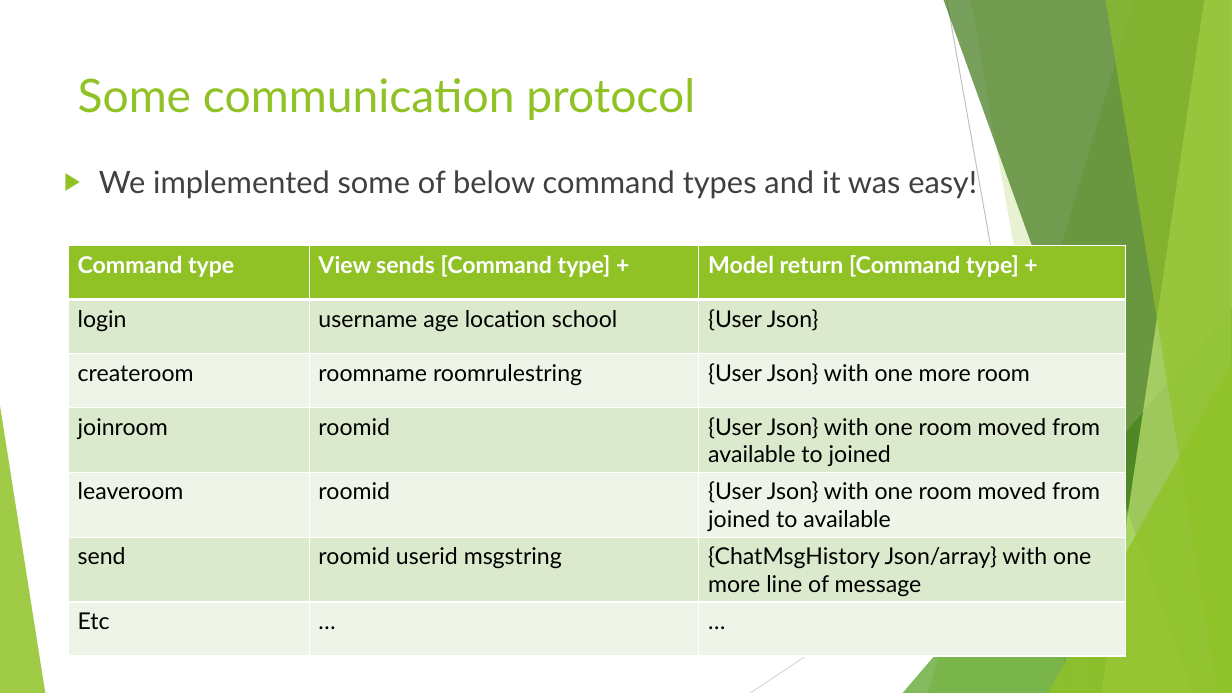
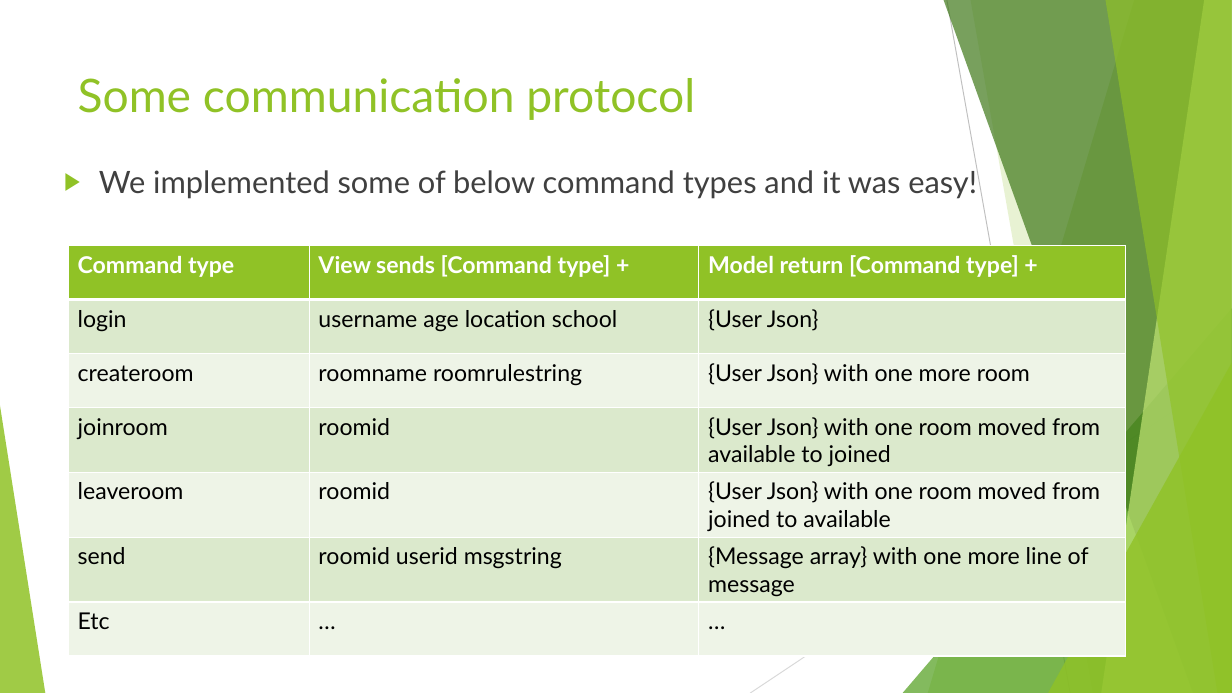
Before and after one commit to pourplusquoi/chatapp, a slide deck: slide 10 of src/main/resources/ChatApp API.pptx. Drawn at 1232x693 pixels with LibreOffice and Linux fonts; fonts in the diff are those of the drawing. Boxes give left, top, right and bottom in pixels: in the first picture for what was removed or moved away, otherwise in the second. Text is boxed around its words. In the diff, an @@ line names an element or a change of style, - is before the commit and + after.

```diff
--- a/src/main/resources/ChatApp API.pptx
+++ b/src/main/resources/ChatApp API.pptx
@@ table at <box>68,246,1127,656</box> @@
-row 6, column 3: {ChatMsgHistory Json/array} with one more line of message
+row 6, column 3: {Message array} with one more line of message
```
